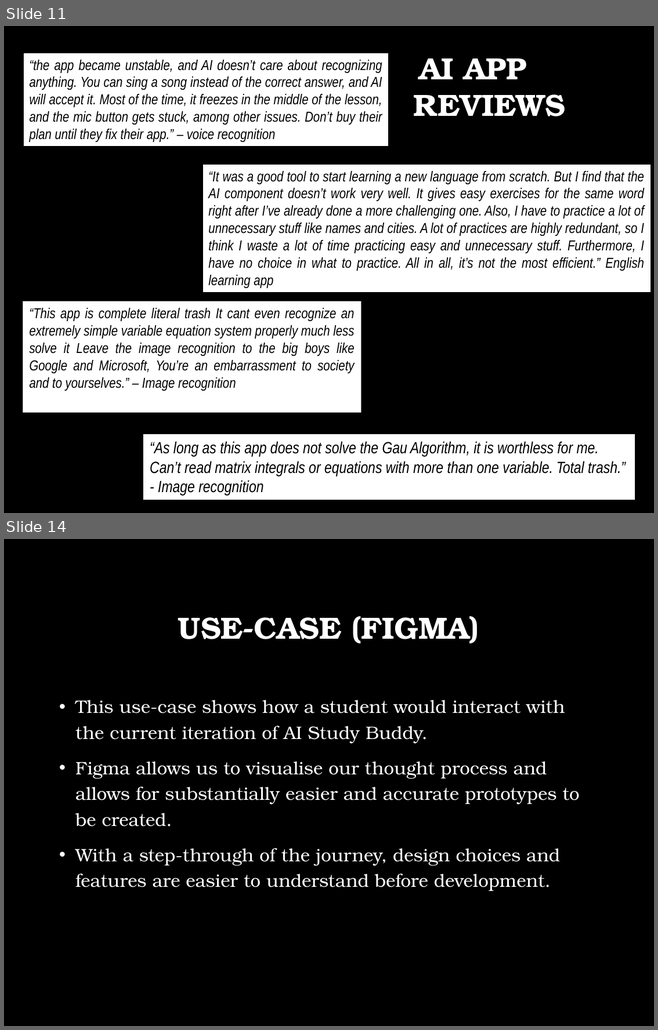
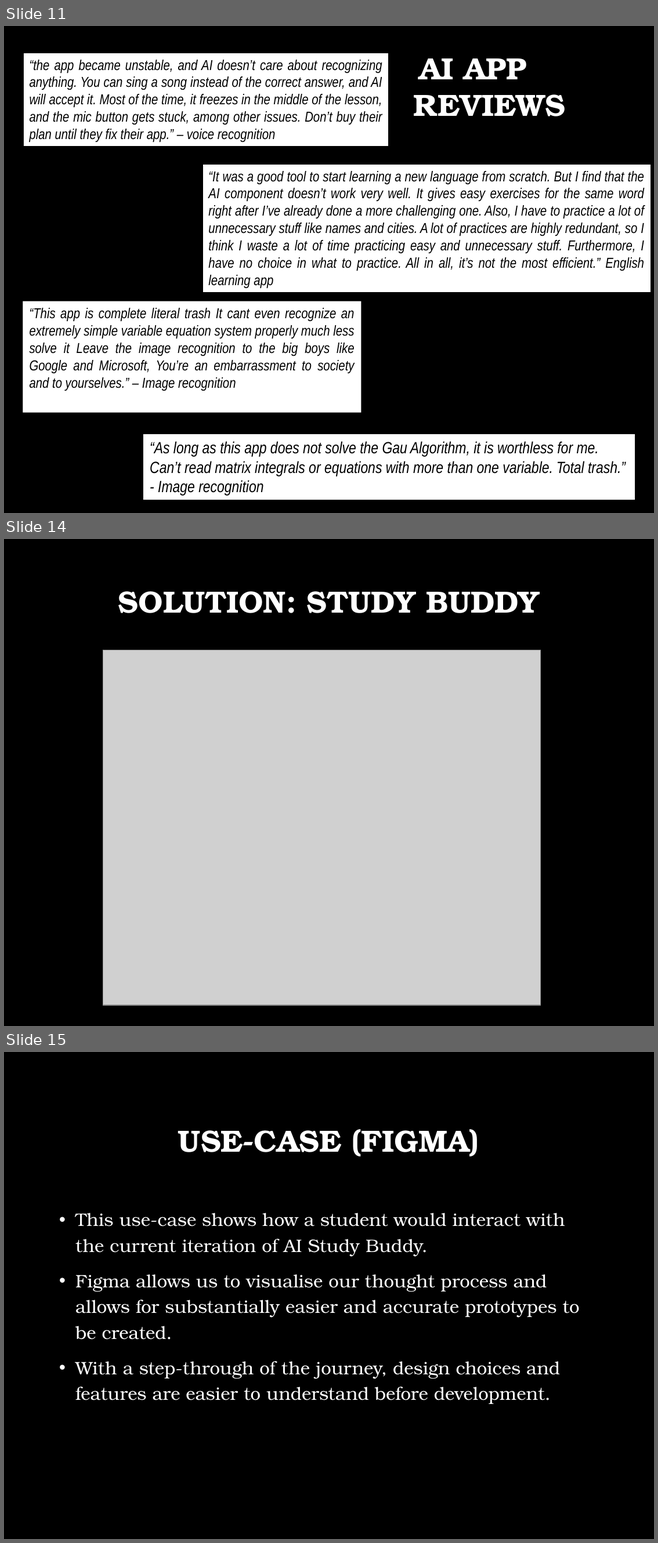
Before and after one commit to yuriiSY/Study-Buddy, a slide deck: Weekly Submissions/Week2/Presentation Week 2.pptx. Shown one above the other, each under a label of ours: slides 11 and 14 before the commit, slides 11, 14 and 15 after it; the slides between them are not shown. The pictures are 658x1030 and 658x1543 pixels, drawn with LibreOffice and Linux fonts; fonts in the diff are those of the drawing; grey boxes stand for pictures; background and template pictures are left out. Boxes give left, top, right and bottom in pixels: in the first picture for what was removed or moved away, otherwise in the second. Text is boxed around its words. In the diff, an @@ line names an element or a change of style, - is before the commit and + after.

```diff
--- a/Weekly Submissions/Week2/Presentation Week 2.pptx
+++ b/Weekly Submissions/Week2/Presentation Week 2.pptx
@@ slide 14 added at (4, 539, 654, 1026), background picture (left out) @@
@@ title added at (118, 591, 539, 613), 34 pt, text #FFFFFF, bold @@
+SOLUTION: STUDY BUDDY
@@ picture added at (103, 650, 540, 1005) @@
@@ what was slide 14 is now slide 15 @@
```
Also in this commit, not shown: 1 slide changed, 3 other slides added, 3 slides removed.
